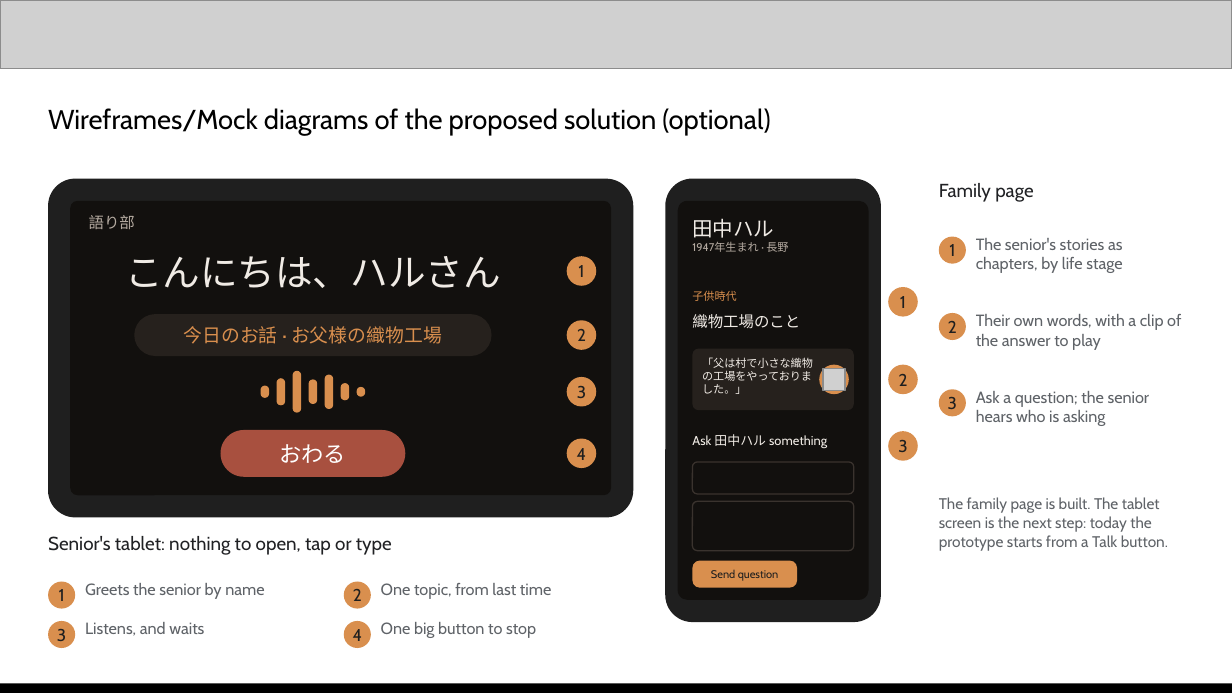
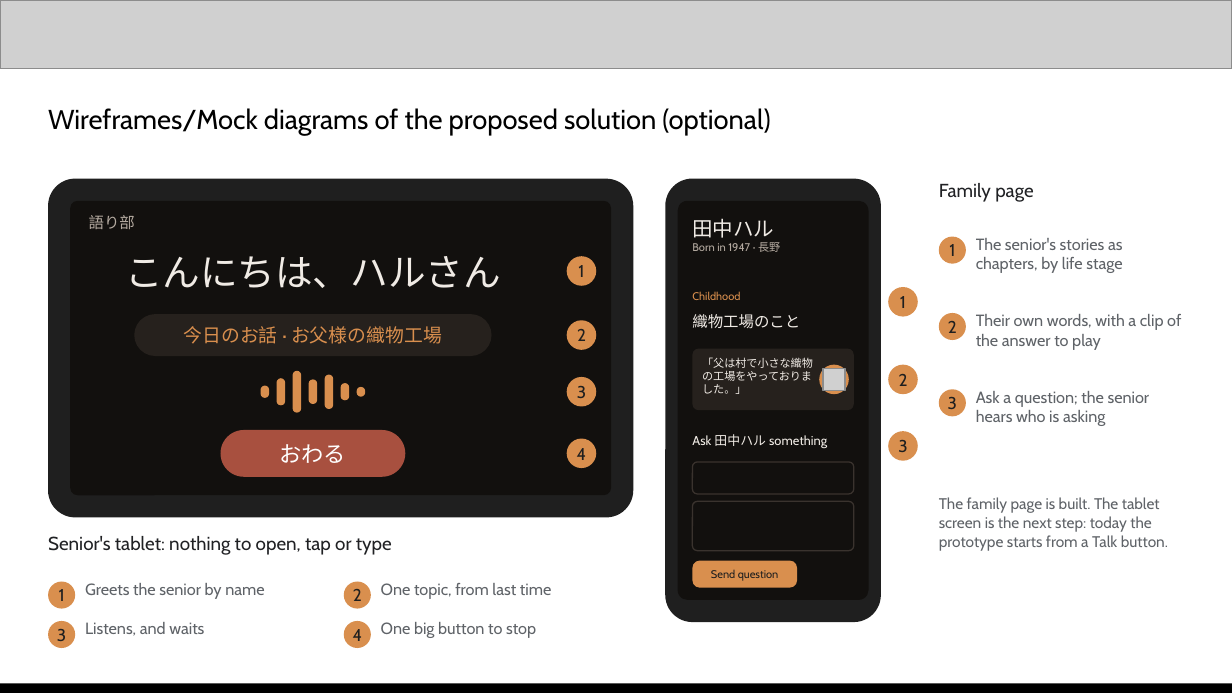
Before and after one commit to kaseovo/kataribe, a slide deck: slide 6 of docs/demo/kataribe-pitch-deck.pptx. Drawn at 1232x693 pixels with LibreOffice and Linux fonts; fonts in the diff are those of the drawing; grey boxes stand for pictures. Boxes give left, top, right and bottom in pixels: in the first picture for what was removed or moved away, otherwise in the second. Text is boxed around its words. In the diff, an @@ line names an element or a change of style, - is before the commit and + after.

```diff
--- a/docs/demo/kataribe-pitch-deck.pptx
+++ b/docs/demo/kataribe-pitch-deck.pptx
@@ text at (692,242,780,252): text changed @@
-1947年生まれ · 長野
+Born in 1947 · 長野
@@ text at (692,291,740,300): text changed @@
-子供時代
+Childhood
```
Also in this commit, not shown: 4 other slides changed, 1 other file.
